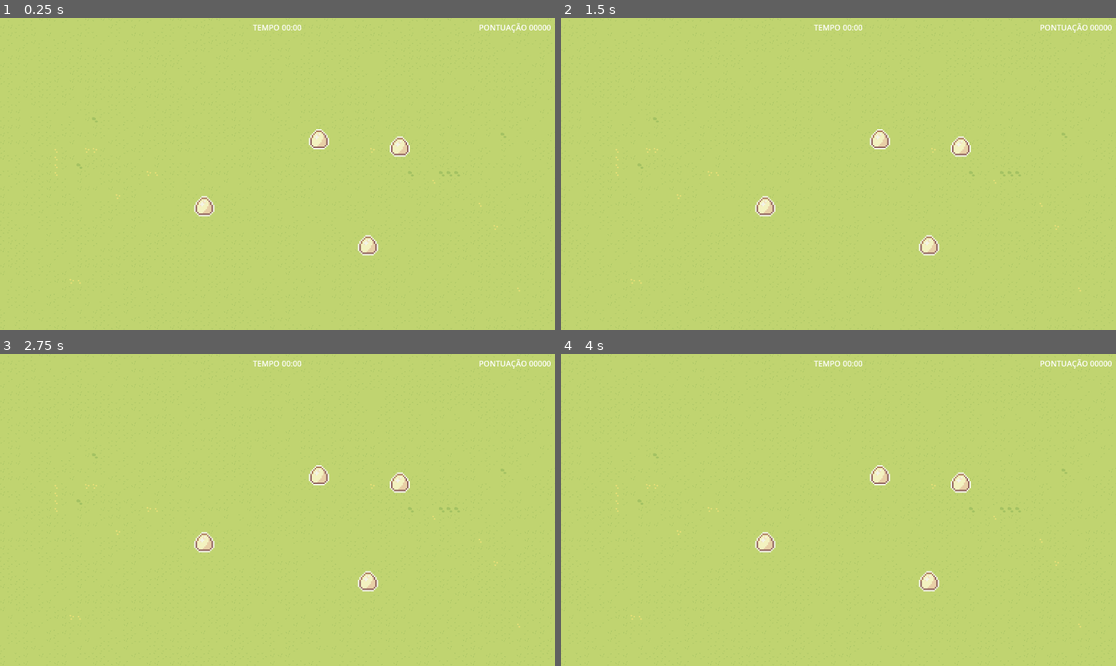
Above: before the commit, frames 1-4 (two rows, left to right).
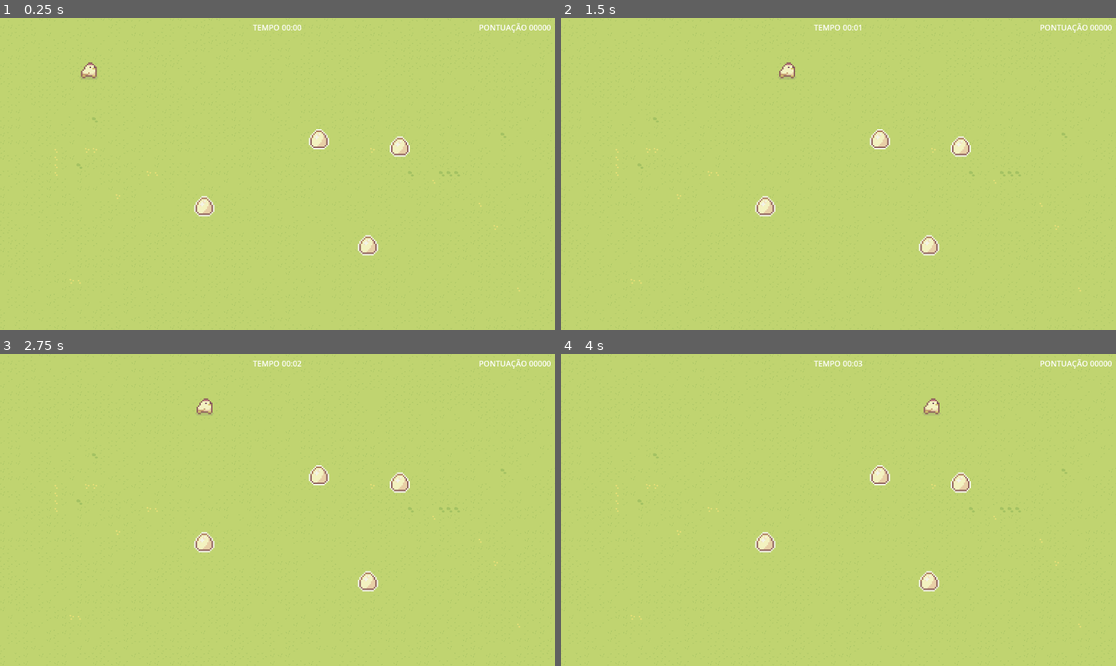
Above: after the commit, the same moments.

Repository: itstaris/jogo-camaleao
Game: Godot game, scene res://levels/level01.tscn
The game is run twice, just before and just after one commit, with the same random seed, the same clock (stepped at 60 frames per second) and the same inputs.
Inputs:
- Up to frame 1 (0.25 s): no input
- Up to frame 2 (1.5 s): tap Enter (ui_accept) at 0.5, 0.77 s; hold Right (ui_right) from 0.53 s (still down)
- Up to frame 3 (2.75 s): tap Enter (ui_accept) at 1.52 s; release Right (ui_right) at 2.03 s; hold Left (ui_left) from 2.03 s (still down)
- Up to frame 4 (4 s): release Left (ui_left) at 2.78 s; hold Right (ui_right) from 2.78 s (still down); tap Enter (ui_accept) at 3.02, 3.77 s

The runs differ from the first frame. In frame 1, 0.1% of the frame differs, in the area x 14-18%, y 14-20%; in frame 2, 0.1%, in the area x 39-55%, y 2-20%; in frame 3, 0.1%; in frame 4, 0.1%.
Error before the commit: Invalid access to property or key 'player_has_died' on a base object of type 'Nil'. (res://scripts/world_01.gd:8)

Commit message:
segunda commitada

Diff:
--- /dev/null
+++ b/actors/tile_map.tscn
@@ -0,0 +1,27 @@
+[gd_scene load_steps=4 format=3 uid="uid://dnfcl62qfy4i4"]
+
+[ext_resource type="Texture2D" uid="uid://klicvdbd7n2i" path="res://assets/Snake_spritesheet.png" id="1_wrglk"]
+
+[sub_resource type="TileSetAtlasSource" id="TileSetAtlasSource_d1s18"]
+texture = ExtResource("1_wrglk")
+0:0/0 = 0
+1:0/0 = 0
+2:0/0 = 0
+3:0/0 = 0
+4:0/0 = 0
+5:0/0 = 0
+6:0/0 = 0
+0:1/0 = 0
+1:1/0 = 0
+2:1/0 = 0
+3:1/0 = 0
+4:1/0 = 0
+5:1/0 = 0
+6:1/0 = 0
+
+[sub_resource type="TileSet" id="TileSet_8cuxi"]
+sources/2 = SubResource("TileSetAtlasSource_d1s18")
+
+[node name="TileMap" type="TileMap"]
+tile_set = SubResource("TileSet_8cuxi")
+format = 2
--- a/levels/level01.tscn
+++ b/levels/level01.tscn
@@ -285,5 +285,3 @@
 layout_mode = 2
 text = "00:00"
 vertical_alignment = 1
-
-[connection signal="timeout" from="HUD/control/clock_timer" to="HUD/control" method="_on_clock_timer_timeout"]
--- a/scripts/hud_manager.gd
+++ b/scripts/hud_manager.gd
@@ -18,8 +18,11 @@
 func _process(delta: float) -> void:
 	score_counter.text = str("%05d" % Globals.score)
 	seconds += delta
+	timer_counter.text = str("%02d" % minutes) + ":" + str("%02d" % seconds)
+
 	if seconds > 59:
 		minutes += 1
+		seconds = default_seconds
 		timer_counter.text = str("%02d" % minutes) + ":" + str("%02d" % default_seconds)
 func reset_clock_timer():
 	minutes = default_minutes
--- a/scripts/player.gd
+++ b/scripts/player.gd
@@ -4,11 +4,11 @@
 const SPEED = 300.0
 #const JUMP_VELOCITY = -400.0
 
-signal player_has_died()
+#signal player_has_died()
 
-func _process(delta):
-	queue_free()
-	emit_signal("player_has_died")
+#func _process(delta):
+	#queue_free()
+	#emit_signal("player_has_died")
 
 func _physics_process(_delta):
 	# Handle jump.
--- a/scripts/world_01.gd
+++ b/scripts/world_01.gd
@@ -5,13 +5,13 @@
 
 # Called when the node enters the scene tree for the first time.
 func _ready() -> void:
-	player.player_has_died.connect(reload_game)
+	#player.player_has_died.connect(reload_game)
 	Globals.score = 0
 
 # Called every frame. 'delta' is the elapsed time since the previous frame.
 func _process(delta: float) -> void:
 	pass
 
-func reload_game():
-	await get_tree().create_timer(1.0).timeout
-	get_tree().reload_current_scene()
+#func reload_game():
+	#await get_tree().create_timer(1.0).timeout
+	#get_tree().reload_current_scene()
Binary file added: assets/Snake_spritesheet.png
Not shown, added: assets/Snake_spritesheet.png.import
Binary file added: singletons/Snake_spritesheet.png
Not shown, added: singletons/Snake_spritesheet.png.import
